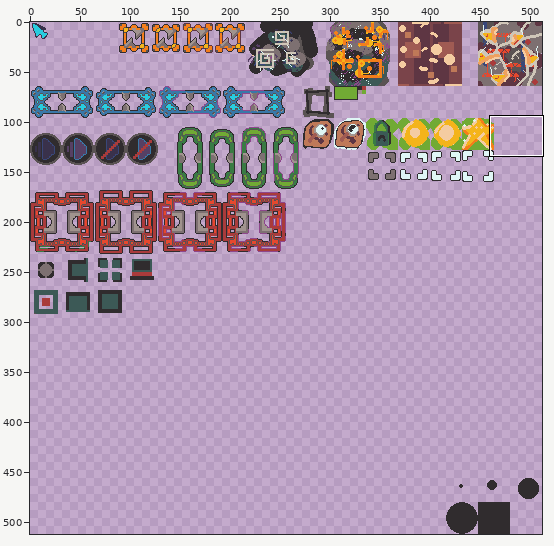
Two versions of one sprite sheet, public/sprite.png. The first picture is a wide view before the edit; the outline marks the close-up.
Close-up. Before:
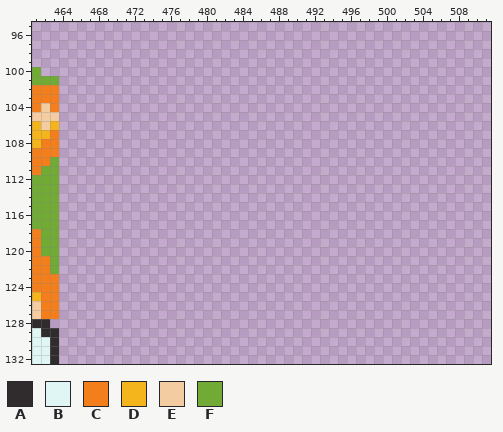
The file is 512x512 pixels. Shown: x 461..511, y 95..132.
Palette (. is transparent): A #302c2e  B #dff6f5  C #f47e1b  D #f4b41b  E #f4cca1  F #71aa34
Pixels before, first column x 461:
100 F..
101 FFF
102 CCC
103 CCC
104 CEC
105 EEE
106 DED
107 DDC
108 DCC
109 CCC
110 CCF
111 CFF
112 FFF
113 FFF
114 FFF
115 FFF
116 FFF
117 FFF
118 CFF
119 CFF
120 CFF
121 CCF
122 CCF
123 CCC
124 CCC
125 DCC
126 ECC
127 ECC
128 AA.
129 BAA
130 BBA
131 BBA
132 BBA
Now the later version:
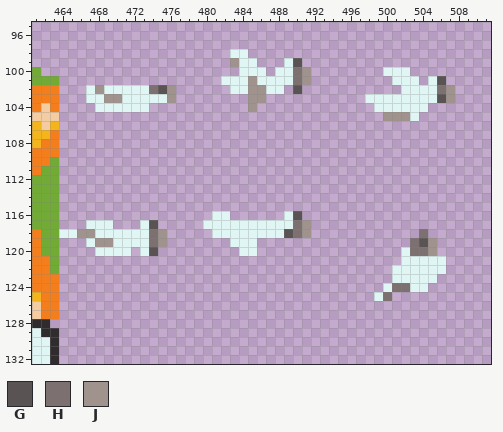
Colours new in this view: G #5a5353  H #7d7071  J #a0938e
Difference:
There is now colour B in row 98 at x 483 to 484; in row 99 at x 484 to 485 and 489; in row 100 at x 484 to 486, 488 to 489 and 500 to 502; in row 101 at x 482 to 484, 486 to 489, 501 to 503 and 505; in row 102 at x 467, 469 to 473, 483 to 484, 487 to 488 and 502 to 505; in row 103 at x 467 to 468, 471 to 475 and 498 to 505.
There is now colour B in row 104 at x 468 to 473 and 499 to 504; in row 105 at x 503; in row 116 at x 481 to 482 and 489; in row 117 at x 467 to 469, 473 and 480 to 489; in row 118 at x 464 to 465, 468 to 473 and 481 to 488; in row 119 at x 467, 470 to 473 and 483 to 485.
There is now colour B in row 120 at x 468 to 471, 473, 484 to 485 and 502; in row 121 at x 502 to 506; in row 122 at x 501 to 506; in row 123 at x 501 to 505; in row 124 at x 500 and 503 to 504; in row 125 at x 499.
There is now colour G in row 99 at x 490; in row 101 at x 506; in row 102 at x 475 and 490; in row 103 at x 506; in row 116 at x 490; in row 117 at x 474.
There is now colour G in row 118 at x 489; in row 119 at x 504; in row 120 at x 474.
There is now colour H in rows 100 to 101 at x 490; in row 102 at x 474 and 506; in row 117 at x 490; in row 118 at x 474, 490 and 504; in row 119 at x 474 and 503; in row 120 at x 503 to 504.
There is now colour H in row 124 at x 501 to 502; in row 125 at x 500.
There is now colour J in row 99 at x 483; in row 100 at x 491; in row 101 at x 485 and 491; in row 102 at x 468, 476, 485 to 486 and 507; in row 103 at x 469 to 470, 476, 485 to 486 and 507; in row 104 at x 485.
There is now colour J in row 105 at x 500 to 502; in row 117 at x 491; in row 118 at x 466 to 467, 475 and 491; in row 119 at x 468 to 469, 475 and 505; in row 120 at x 505.
Pixel boxes of the changes (left, top, right, bottom) in both close-ups:
added: (221, 49, 311, 112)
added: (365, 67, 455, 121)
added: (86, 85, 176, 112)
added: (203, 211, 311, 256)
added: (59, 220, 167, 256)
added: (374, 229, 446, 301)
